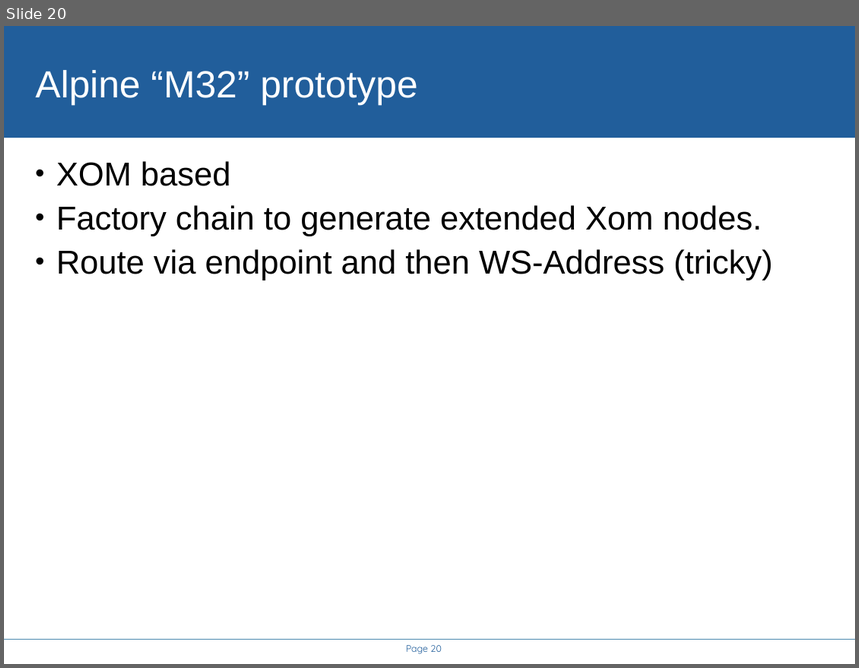
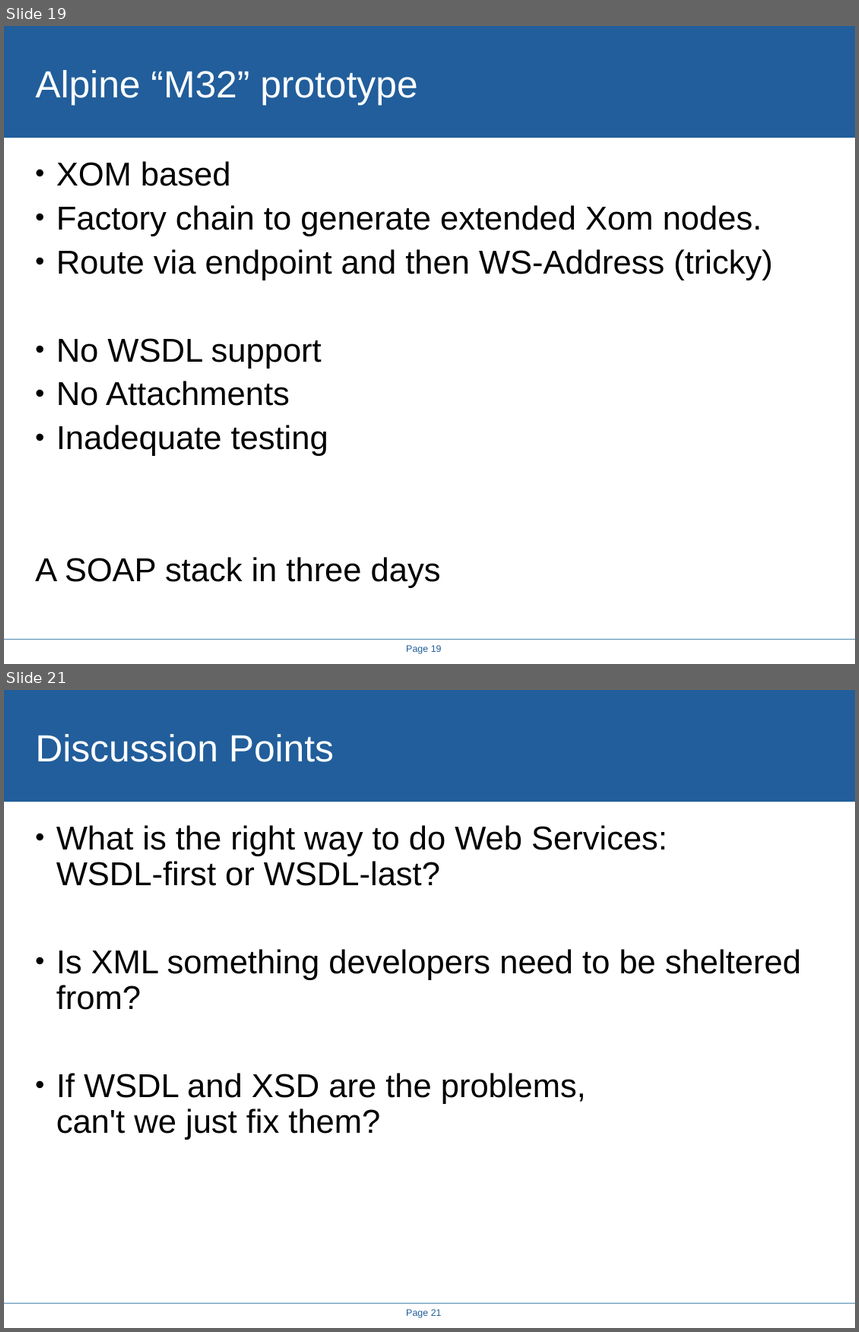
Before and after one commit to rhusar/smartfrog, a slide deck: projects/alpine/doc/icws2005/rethinking_the_java_SOAP_stack.ppt. Shown one above the other, each under a label of ours: slide 20 before the commit, slides 19 and 21 after it; the slides between them are not shown. The pictures are 859x668 and 859x1332 pixels, drawn with LibreOffice and Linux fonts; fonts in the diff are those of the drawing; background and template pictures are left out. Boxes give left, top, right and bottom in pixels: in the first picture for what was removed or moved away, otherwise in the second. Text is boxed around its words. In the diff, an @@ line names an element or a change of style, - is before the commit and + after.

```diff
--- a/projects/alpine/doc/icws2005/rethinking_the_java_SOAP_stack.ppt
+++ b/projects/alpine/doc/icws2005/rethinking_the_java_SOAP_stack.ppt
@@ slide 21 added at [4, 690, 855, 1328], background #FFFFFF; not listed: 3 template elements that a slide beside it also shows @@
@@ title added at [35, 734, 334, 762], 32 pt, text #FFFFFF @@
+Discussion Points
@@ text added at [56, 825, 801, 1140], 28 pt, text #000000 @@
+• What is the right way to do Web Services:
+  WSDL-first or WSDL-last?
+• Is XML something developers need to be sheltered from?
+• If WSDL and XSD are the problems,
+  can't we just fix them?
@@ what was slide 20 is now slide 19 @@
@@ slide 19 changed as well @@
@@ text at [35, 338, 441, 588]: paragraphs added @@
+• No WSDL support
+• No Attachments
+• Inadequate testing
+A SOAP stack in three days
@@ page number at [406, 645, 442, 655]: text changed; font Quicksand to Arial @@
-Page 20
+Page 19
```
Also in this commit, not shown: 14 other slides changed, 3 other slides added, 4 slides removed, 8 other files.
